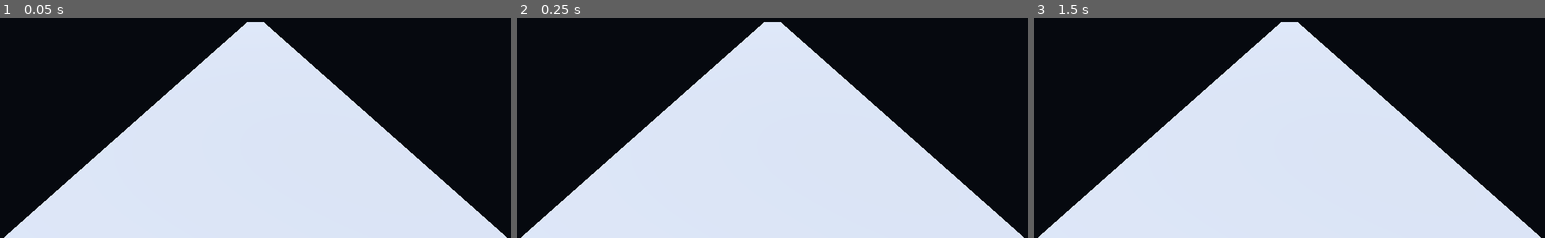
Above: before the commit, frames 1-3 (left to right).
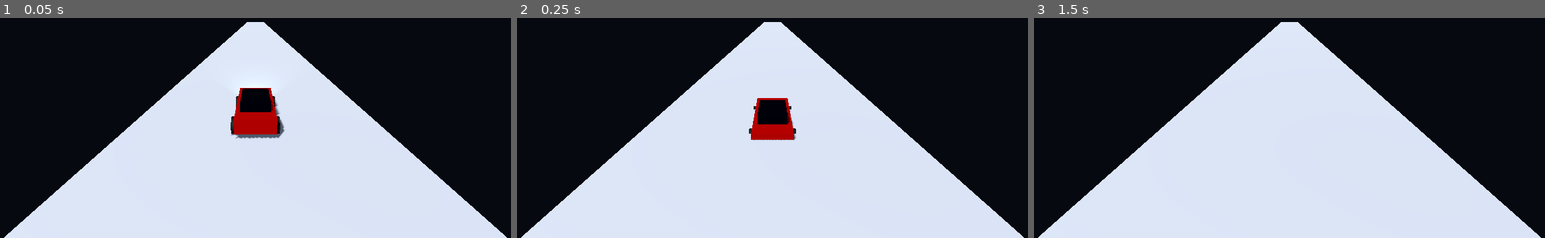
Above: after the commit, the same moments.

Repository: rustamreket2008-boop/SHADOW-GT
Game: Godot game, scene res://scenes/Main.tscn
Same seed, same stepped clock (60 frames per second), same inputs: the game is played once before the commit and once after it.
Inputs:
- Up to frame 1 (0.05 s): no input
- Up to frame 2 (0.25 s): no input
- Up to frame 3 (1.5 s): tap Enter at 1.25 s

The runs differ from the first frame. In frame 1, 2.0% of the frame differs, in the area x 45-56%, y 31-56%; in frame 2, 1.5%; in frame 3, nothing differs.

Commit message:
Update Car scene with new properties and adjustments

Diff:
--- a/scenes/Car.tscn
+++ b/scenes/Car.tscn
@@ -1,5 +1,4 @@
-
-[gd_scene load_steps=8 format=3]
+[gd_scene load_steps=9 format=3]
 
 [ext_resource type="Script" path="res://scripts/CarController.gd" id="1_car"]
 
@@ -7,7 +6,7 @@
 size = Vector3(1.8, 1.0, 4.0)
 
 [sub_resource type="BoxMesh" id="CarBodyMesh"]
-size = Vector3(1.8, 0.65, 3.8]
+size = Vector3(1.8, 0.65, 3.8)
 
 [sub_resource type="StandardMaterial3D" id="CarPaint"]
 albedo_color = Color(0.75, 0.025, 0.035, 1)
@@ -15,7 +14,7 @@
 roughness = 0.25
 
 [sub_resource type="BoxMesh" id="RoofMesh"]
-size = Vector3(1.35, 0.5, 1.8]
+size = Vector3(1.35, 0.5, 1.8)
 
 [sub_resource type="StandardMaterial3D" id="GlassMaterial"]
 albedo_color = Color(0.025, 0.045, 0.065, 1)
@@ -26,7 +25,7 @@
 top_radius = 0.38
 bottom_radius = 0.38
 height = 0.24
-radial_segments = 20
+radial_segments = 24
 
 [sub_resource type="StandardMaterial3D" id="WheelMaterial"]
 albedo_color = Color(0.025, 0.025, 0.03, 1)
@@ -37,6 +36,7 @@
 max_speed = 35.0
 acceleration = 18.0
 steering_speed = 1.8
+brake_power = 25.0
 
 [node name="CollisionShape3D" type="CollisionShape3D" parent="."]
 position = Vector3(0, 0.5, 0)
